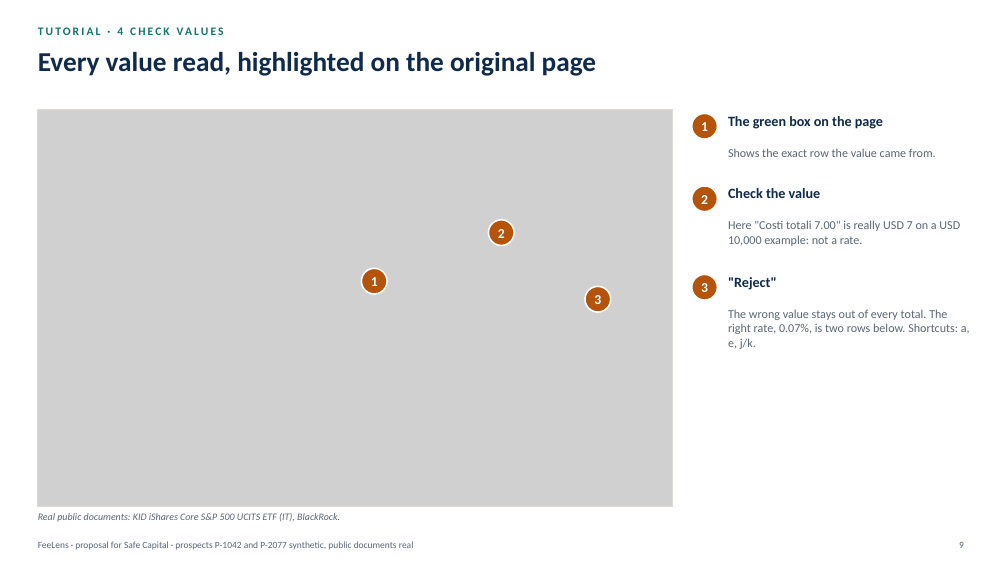
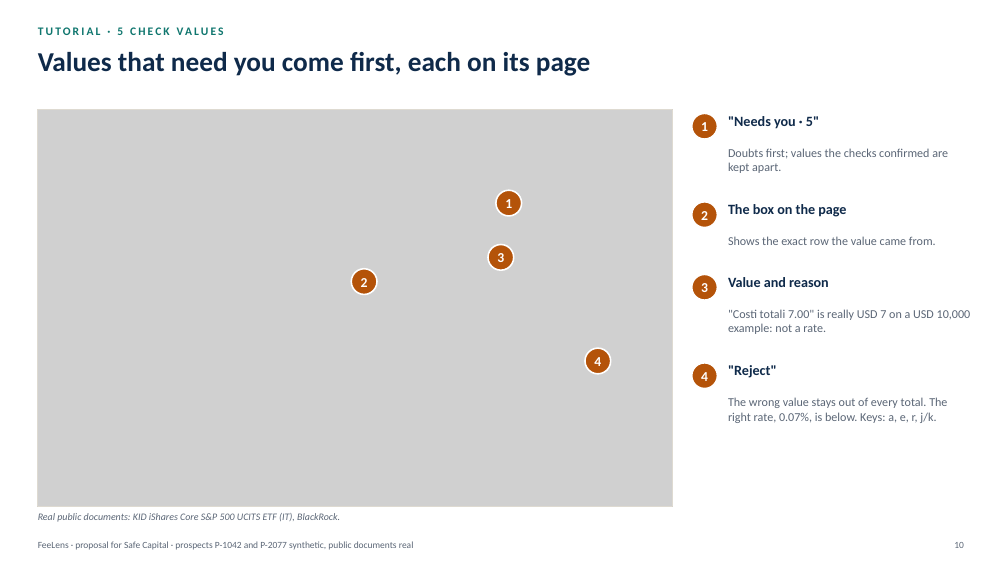
Before and after one commit to rossotti-alessandro/PortfolioCostEngine, a slide deck: slide 10 of slides/FeeLens_Proposal_EN.pptx (slide 9 before the commit). Drawn at 1008x567 pixels with LibreOffice and Linux fonts; fonts in the diff are those of the drawing; grey boxes stand for pictures. Boxes give left, top, right and bottom in pixels: in the first picture for what was removed or moved away, otherwise in the second. Text is boxed around its words. In the diff, an @@ line names an element or a change of style, - is before the commit and + after.

```diff
--- a/slides/FeeLens_Proposal_EN.pptx
+++ b/slides/FeeLens_Proposal_EN.pptx
@@ text at [117, 27, 123, 35]: text changed @@
-TUTORIAL · 4 CHECK VALUES
+TUTORIAL · 5 CHECK VALUES
@@ text at [38, 52, 590, 76]: text changed @@
-Every value read, highlighted on the original page
+Values that need you come first, each on its page
@@ text added at [728, 116, 819, 129], 13.5 pt, text #0F2A4A, bold @@
+"Needs you · 5"
@@ text added at [728, 148, 948, 173], 11.5 pt, text #5B6676 @@
+Doubts first; values the checks confirmed are kept apart.
@@ text "1": place and size @@
-text "1" at [371, 277, 378, 286]
+text "1" at [505, 199, 512, 208]
@@ ellipse added at [496, 191, 522, 216], fill #B45309, outline #FFFFFF 1.5 pt @@
@@ text "2": place and size @@
-text "2" at [701, 195, 708, 204]
+text "2" at [701, 211, 708, 220]
@@ ellipse: place and size @@
-ellipse at [692, 186, 718, 212]
+ellipse at [692, 202, 718, 228]
@@ text at [728, 204, 846, 217]: text changed @@
-The green box on the page
+The box on the page
@@ text removed at [728, 188, 821, 198] @@
-Check the value
@@ text "Shows the exact row the ...": place and size @@
-text "Shows the exact row the ..." at [728, 148, 936, 157]
+text "Shows the exact row the ..." at [728, 236, 936, 245]
@@ ellipse: place and size @@
-ellipse at [361, 268, 387, 294]
+ellipse at [352, 269, 377, 295]
@@ text "2": place and size @@
-text "2" at [498, 229, 505, 238]
+text "2" at [361, 278, 368, 287]
@@ text "3": place and size @@
-text "3" at [594, 295, 601, 304]
+text "3" at [497, 253, 504, 262]
@@ ellipse: place and size @@
-ellipse at [488, 220, 514, 246]
+ellipse at [488, 244, 514, 270]
@@ text added at [728, 277, 829, 287], 13.5 pt, text #0F2A4A, bold @@
+Value and reason
@@ text at [728, 309, 971, 334]: text changed @@
-Here "Costi totali 7.00" is really USD 7 on a USD 10,000 example: not a rate.
+"Costi totali 7.00" is really USD 7 on a USD 10,000 example: not a rate.
@@ ellipse: place and size @@
-ellipse at [585, 287, 611, 312]
+ellipse at [585, 349, 611, 374]
@@ text added at [594, 357, 601, 366], 13 pt, text #FFFFFF, bold @@
+4
@@ ellipse added at [692, 363, 718, 389], fill #B45309, outline #FFFFFF 1.5 pt @@
@@ text added at [701, 372, 708, 381], 13 pt, text #FFFFFF, bold @@
+4
@@ text ""Reject"": place and size @@
-text ""Reject"" at [728, 277, 777, 290]
+text ""Reject"" at [728, 365, 777, 378]
@@ text at [728, 397, 947, 423]: text changed @@
-The wrong value stays out of every total. The right rate, 0.07%, is two rows below. Shortcuts: a, e, j/k.
+The wrong value stays out of every total. The right rate, 0.07%, is below. Keys: a, e, r, j/k.
@@ page number at [954, 542, 964, 548]: text changed @@
-9
+10
```
Also in this commit, not shown: 24 other slides changed, 4 slides added, 1 slide removed, 36 other files.
